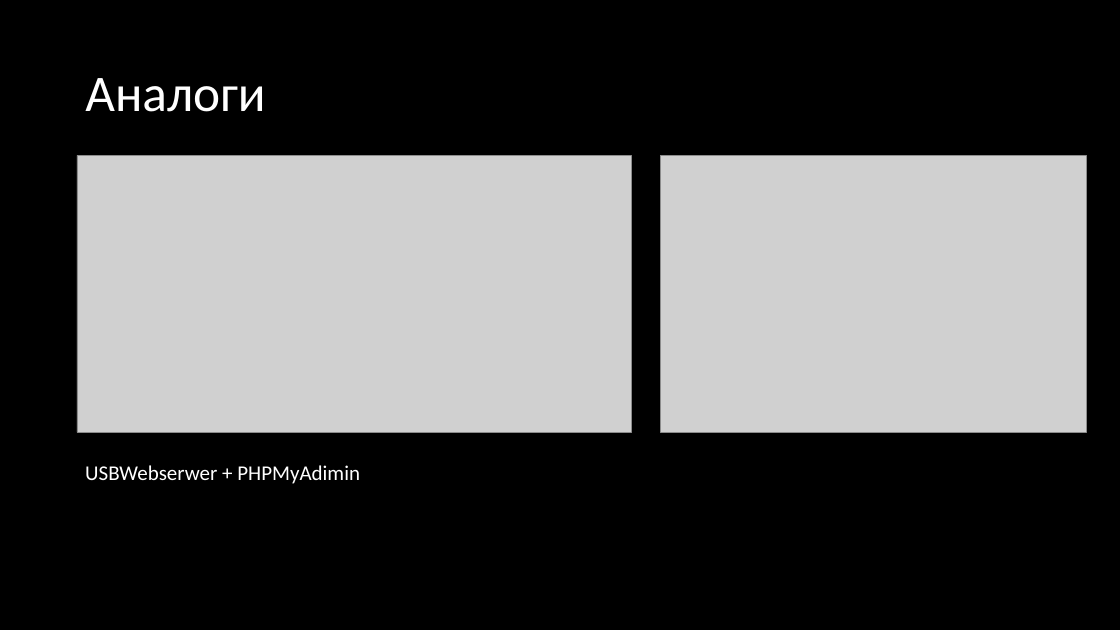
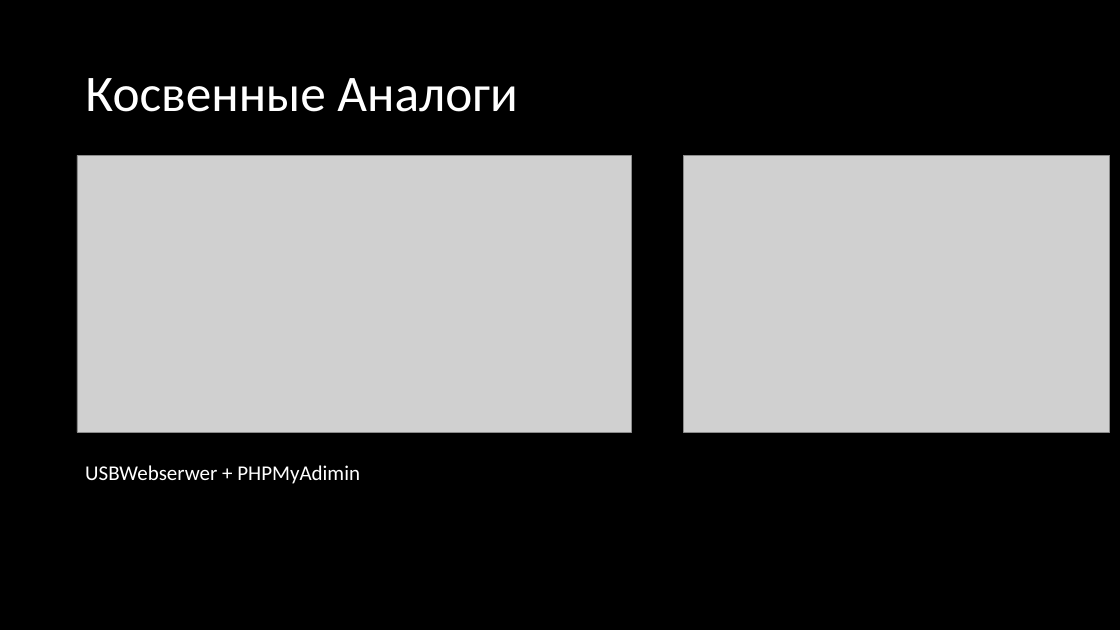
Before and after one commit to Zhur06/SQL_Teacher, a slide deck: slide 3 of Презентация.pptx. Drawn at 1120x630 pixels with LibreOffice and Linux fonts; fonts in the diff are those of the drawing; grey boxes stand for pictures. Boxes give left, top, right and bottom in pixels: in the first picture for what was removed or moved away, otherwise in the second. Text is boxed around its words. In the diff, an @@ line names an element or a change of style, - is before the commit and + after.

```diff
--- a/Презентация.pptx
+++ b/Презентация.pptx
@@ title at box(85, 78, 517, 112): text changed @@
-Аналоги
+Косвенные Аналоги
@@ picture: place and size @@
-picture at box(661, 155, 1086, 433)
+picture at box(684, 155, 1109, 433)
```
Also in this commit, not shown: 3 other slides changed, 2 slides added, 22 other files.
